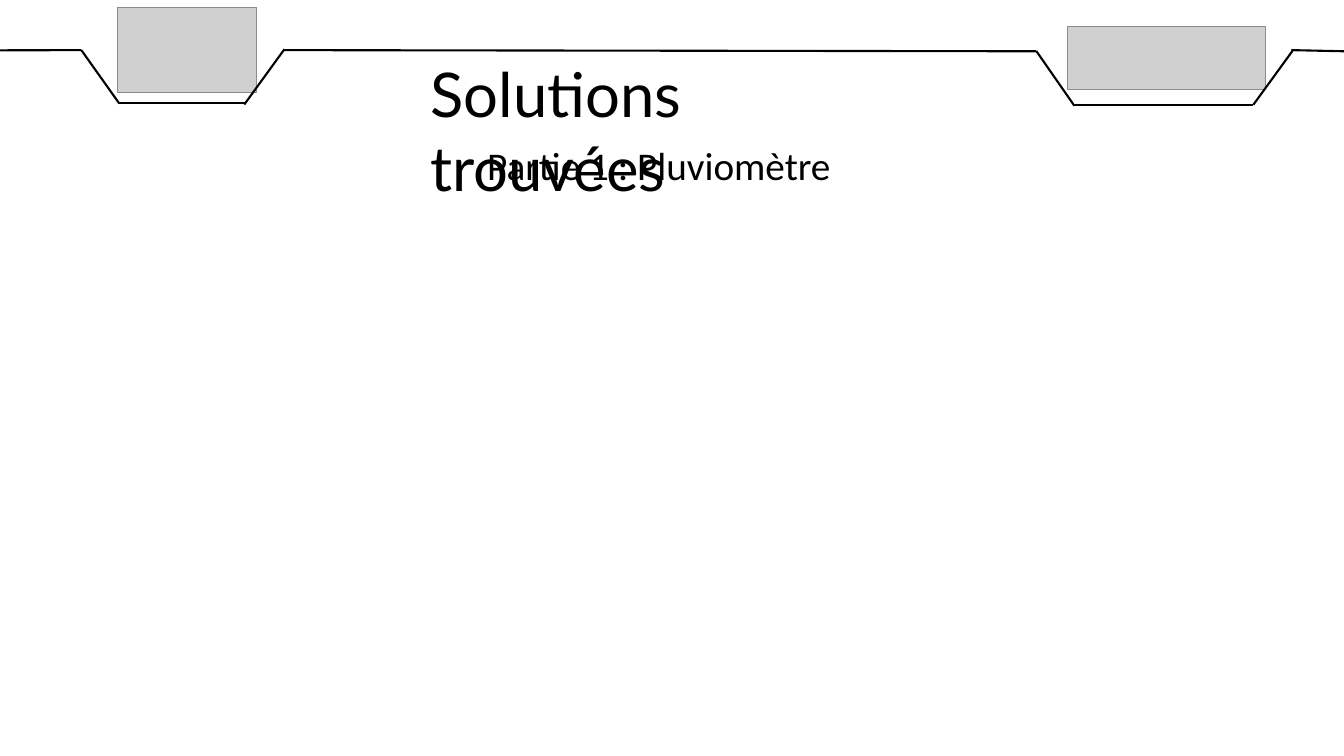
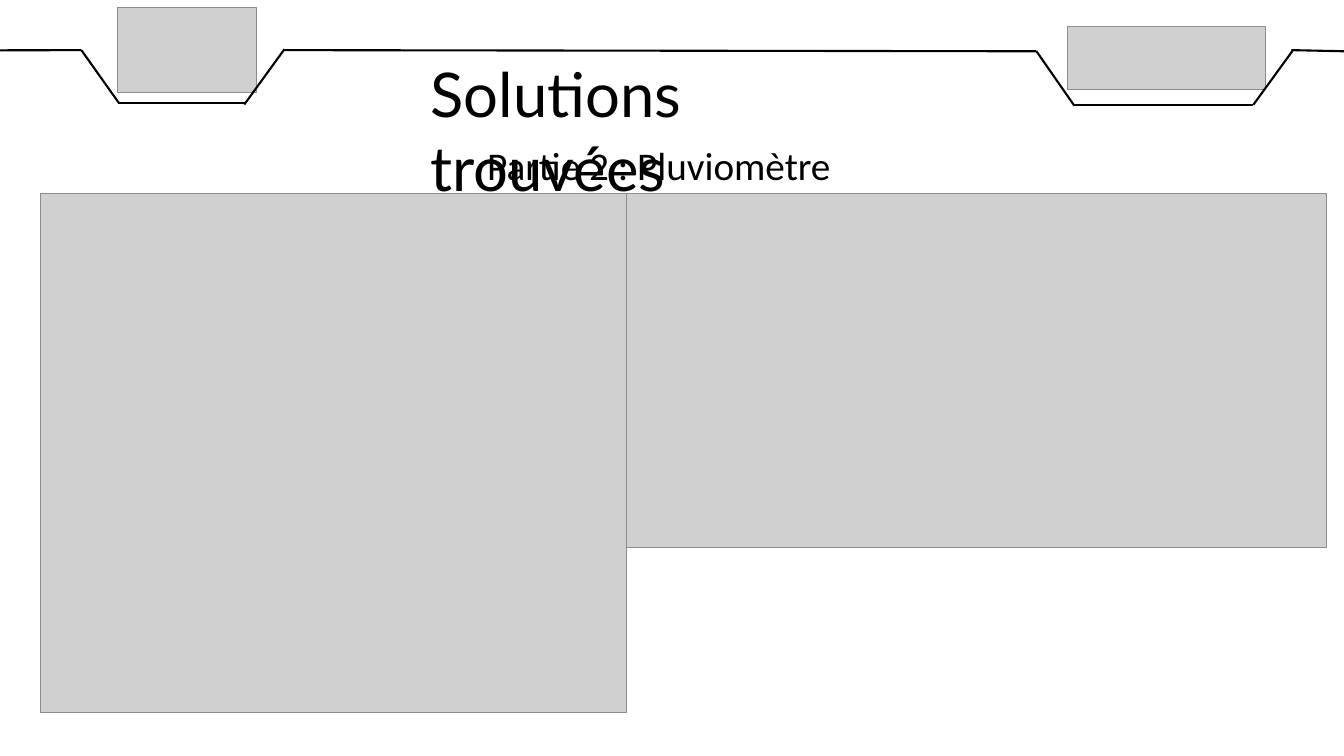
Before and after one commit to DylanChe/SupervisionSerre, a slide deck: slide 12 of oral_projet/revue_2/diaporama_revue_2_dylan.pptx. Drawn at 1344x756 pixels with LibreOffice and Linux fonts; fonts in the diff are those of the drawing; grey boxes stand for pictures. Boxes give left, top, right and bottom in pixels: in the first picture for what was removed or moved away, otherwise in the second. Text is boxed around its words. In the diff, an @@ line names an element or a change of style, - is before the commit and + after.

```diff
--- a/oral_projet/revue_2/diaporama_revue_2_dylan.pptx
+++ b/oral_projet/revue_2/diaporama_revue_2_dylan.pptx
@@ text at <box>487,147,830,190</box>: text changed @@
-Partie 1 : Pluviomètre
+Partie 2 : Pluviomètre
@@ picture added at <box>40,194,627,712</box> @@
@@ picture added at <box>627,194,1327,547</box> @@
```
Also in this commit, not shown: 3 other slides changed, 1 slide added, 1 slide removed, 3 other files.
